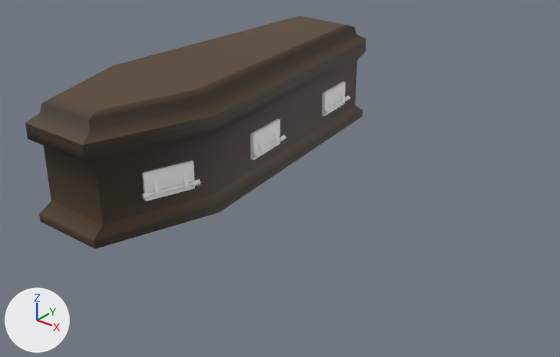
Renders of the glTF model EverythingLibraryBrowser/models/human/human-containers-coffin/human-containers-coffin_v2.glb from each side of a commit.
Rendered twice from a 50 mm lens placed at (2.57, -2.72, 1.7), pointed at (0.49, -0.13, 0.09). Every picture has the same lights, and +X, +Y and +Z are marked at lower left. The older version comes first. Vertices at exactly the same position are counted once.

Objects in the first picture: 'Coffin_v2'.
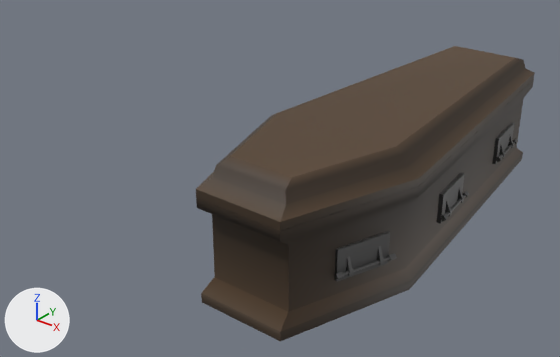
Changed parts and their boxes [x1, y1, x2, y2] in the pictures (560 x 357 px):
'Coffin_v2.001', added
    after: [196, 46, 535, 341]
'Coffin_v2', reshaped, moved
    before: [25, 16, 366, 249]
    after: [334, 122, 518, 282]
part 1 of me_mesh_005, deleted
    before: [26, 44, 366, 249]
part 2 of me_mesh_005, deleted (brown)
    before: [25, 16, 366, 153]
part 3 of me_mesh_005, recoloured
    before: [142, 81, 350, 201]
    after: [334, 122, 518, 282]

What changed in the scene script:
```text
Change me_mesh_005:
    used by ob_coffin_v2; location = (0.0, 0.0, 0.0)
    remove me_mesh_005.from_pydata(...)  # 462 vertices, 672 faces; spans x -0.38..0.38, y -1.0..1.0, z 0.0..0.57
    remove me_mesh_005.materials.append(mat_mat_standard_250)
    add me_mesh_005.from_pydata(...)  # 384 vertices, 528 faces; spans x -0.37..0.37, y -0.78..0.8, z 0.15..0.28
    me_mesh_005 part 1: the loose piece of 48 vertices spanning x -0.38..0.38, y -1.0..1.0, z 0.0..0.44 is deleted
    me_mesh_005 part 2: the loose piece of 30 vertices spanning x -0.38..0.38, y -1.0..1.0, z 0.45..0.57 is deleted
    me_mesh_005 part 3: 528 kept faces spanning x -0.37..0.37, y -0.78..0.8, z 0.15..0.28 get new vertex colours
Add me_mesh_001:
    me_mesh_001.from_pydata(...)  # 78 vertices, 144 faces; spans x -0.38..0.38, y -1.0..1.0, z 0.0..0.57
    me_mesh_001.materials.append(mat_mat_standard_250)
Change ob_coffin_v2:
    ob_coffin_v2.location: (0.0, 0.0, 0.0) -> (1.002, 0.0, 0.0)
Add ob_coffin_v2_001:
    ob_coffin_v2_001 = bpy.data.objects.new('Coffin_v2.001', me_mesh_001)
    ob_coffin_v2_001.location = (1.002, 0.0, 0.0)
```
